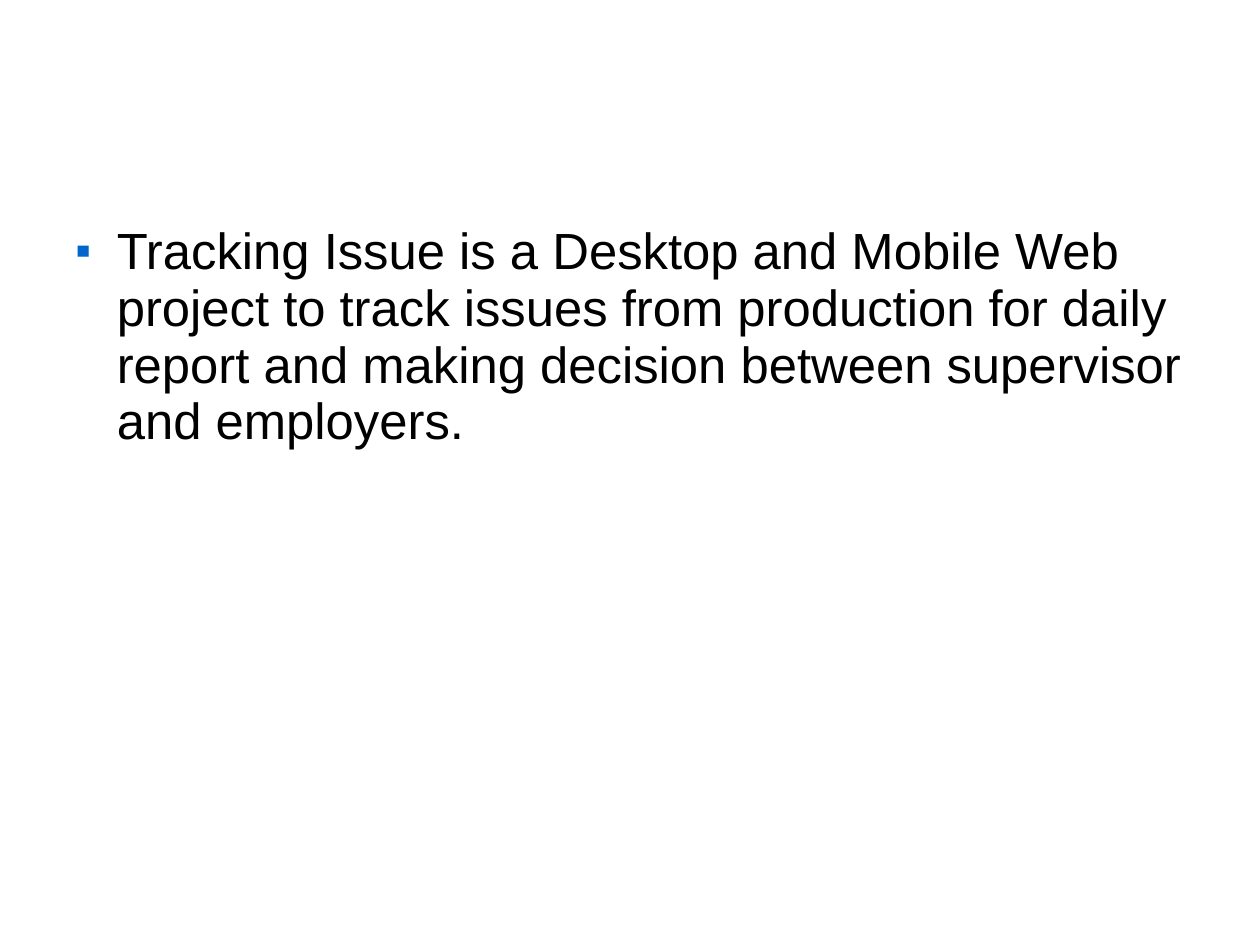
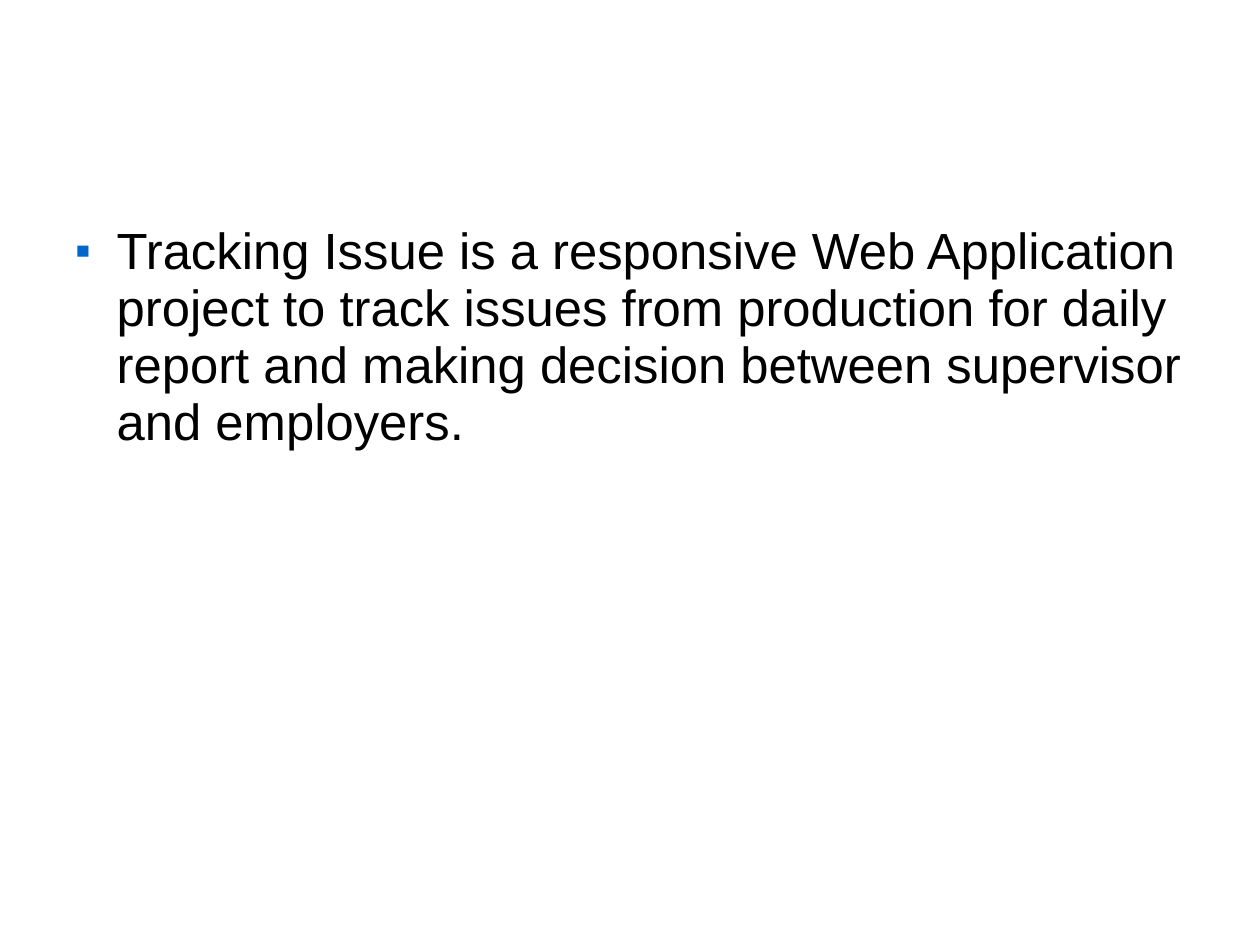
Before and after one commit to paoim/TrackingIssue, a slide deck: slide 2 of TrackingIssue_Overview.ppt. Drawn at 1260x945 pixels with LibreOffice and Linux fonts; fonts in the diff are those of the drawing; background and template pictures are left out. Boxes give left, top, right and bottom in pixels: in the first picture for what was removed or moved away, otherwise in the second. Text is boxed around its words. In the diff, an @@ line names an element or a change of style, - is before the commit and + after.

```diff
--- a/TrackingIssue_Overview.ppt
+++ b/TrackingIssue_Overview.ppt
@@ text at box(117, 232, 1180, 450): text changed @@
-■ Tracking Issue is a Desktop and Mobile Web project to track issues from production for daily report and making decision between supervisor and employers.
+■ Tracking Issue is a responsive Web Application project to track issues from production for daily report and making decision between supervisor and employers.
```
Also in this commit, not shown: 3 other slides changed, 1 other file.
